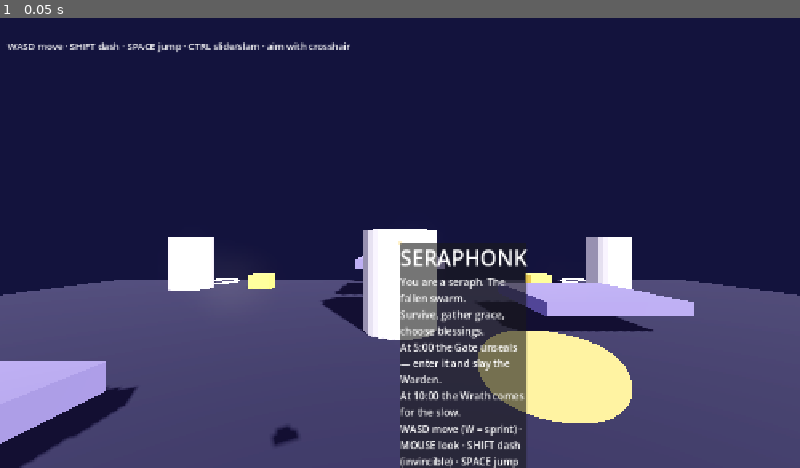
Above: before the commit, frame 1.
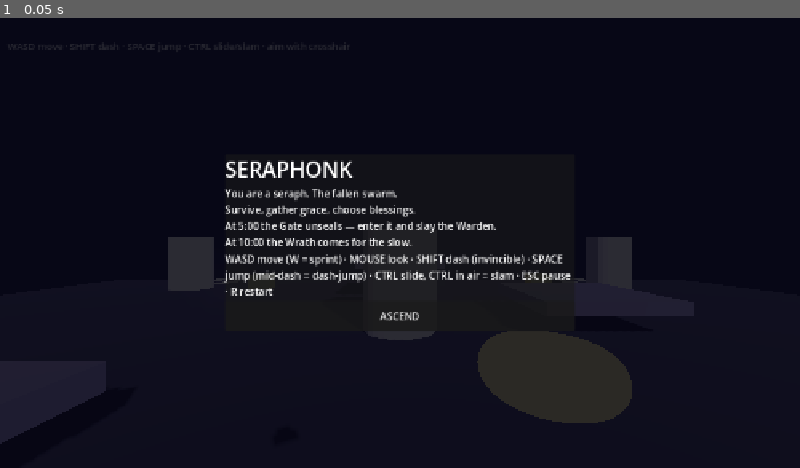
Above: after the commit, the same moment.

Repository: hl0659/seraphonk
Game: Godot game, scene res://scenes/main.tscn
The game is run twice, just before and just after one commit, with the same random seed, the same clock (stepped at 60 frames per second) and the same inputs.
Inputs:
- Up to frame 1 (0.05 s): no input

The runs differ from the first frame. In frame 1, 99% of the frame differs, in the area x 0-100%, y 0-100%.

Commit message:
fix(ui): overlays use CenterContainer so start/draft/pause/end fit screen

Diff:
--- a/godot/scripts/game.gd
+++ b/godot/scripts/game.gd
@@ -78,10 +78,20 @@
 		return
 	get_tree().paused = true
 	Input.mouse_mode = Input.MOUSE_MODE_VISIBLE
+	var dim := ColorRect.new()
+	dim.name = "StartDim"
+	dim.color = Color(0.02, 0.02, 0.06, 0.85)
+	dim.set_anchors_preset(Control.PRESET_FULL_RECT)
+	hud_layer.add_child(dim)
+	var center := CenterContainer.new()
+	center.name = "StartCenter"
+	center.set_anchors_preset(Control.PRESET_FULL_RECT)
+	hud_layer.add_child(center)
 	var panel := PanelContainer.new()
 	panel.name = "StartPanel"
-	panel.set_anchors_preset(Control.PRESET_CENTER)
+	center.add_child(panel)
 	var vb := VBoxContainer.new()
+	vb.custom_minimum_size = Vector2(560, 0)
 	panel.add_child(vb)
 	var t := Label.new()
 	t.add_theme_font_size_override("font_size", 34)
@@ -99,12 +109,13 @@
 	vb.add_child(c)
 	var b := Button.new()
 	b.text = "ASCEND"
-	b.pressed.connect(_start_game.bind(panel))
+	b.custom_minimum_size = Vector2(0, 48)
+	b.pressed.connect(_start_game)
 	vb.add_child(b)
-	hud_layer.add_child(panel)
-
-func _start_game(panel: PanelContainer) -> void:
-	panel.queue_free()
+
+func _start_game() -> void:
+	hud_layer.get_node("StartDim").queue_free()
+	hud_layer.get_node("StartCenter").queue_free()
 	get_tree().paused = false
 	if DisplayServer.get_name() != "headless":
 		Input.mouse_mode = Input.MOUSE_MODE_CAPTURED
@@ -219,12 +230,22 @@
 	hud_label.position = Vector2(12, 10)
 	hud_layer.add_child(hud_label)
 	draft_panel = PanelContainer.new()
-	draft_panel.visible = false
-	var vb := VBoxContainer.new()
-	vb.name = "Choices"
-	draft_panel.add_child(vb)
-	draft_panel.set_anchors_preset(Control.PRESET_CENTER)
-	hud_layer.add_child(draft_panel)
+	var draft_vb := VBoxContainer.new()
+	draft_vb.name = "Choices"
+	draft_vb.custom_minimum_size = Vector2(520, 0)
+	draft_panel.add_child(draft_vb)
+	var draft_dim := ColorRect.new()
+	draft_dim.name = "DraftDim"
+	draft_dim.color = Color(0, 0, 0, 0.65)
+	draft_dim.set_anchors_preset(Control.PRESET_FULL_RECT)
+	draft_dim.visible = false
+	hud_layer.add_child(draft_dim)
+	var draft_center := CenterContainer.new()
+	draft_center.name = "DraftCenter"
+	draft_center.set_anchors_preset(Control.PRESET_FULL_RECT)
+	draft_center.visible = false
+	draft_center.add_child(draft_panel)
+	hud_layer.add_child(draft_center)
 	title_label = Label.new()
 	title_label.add_theme_font_size_override("font_size", 15)
 	title_label.text = "WASD move · SHIFT dash · SPACE jump · CTRL slide/slam · aim with crosshair"
@@ -233,8 +254,8 @@
 	var objective := Label.new()
 	objective.name = "Objective"
 	objective.add_theme_font_size_override("font_size", 17)
-	objective.set_anchors_preset(Control.PRESET_CENTER_TOP)
-	objective.position = Vector2(-260, 10)
+	objective.set_anchors_preset(Control.PRESET_TOP_WIDE)
+	objective.horizontal_alignment = HORIZONTAL_ALIGNMENT_CENTER
 	hud_layer.add_child(objective)
 	var cross := ColorRect.new()
 	cross.name = "Crosshair"
@@ -246,7 +267,9 @@
 	pause_label = Label.new()
 	pause_label.add_theme_font_size_override("font_size", 42)
 	pause_label.text = "PAUSED — ESC resume · R restart"
-	pause_label.set_anchors_preset(Control.PRESET_CENTER)
+	pause_label.set_anchors_preset(Control.PRESET_FULL_RECT)
+	pause_label.horizontal_alignment = HORIZONTAL_ALIGNMENT_CENTER
+	pause_label.vertical_alignment = VERTICAL_ALIGNMENT_CENTER
 	pause_label.visible = false
 	hud_layer.add_child(pause_label)
 
@@ -558,13 +581,15 @@
 	var opts := _draft_options()
 	var title := Label.new()
 	title.text = "CHOIR %d — choose a blessing ( %d gold )" % [level, gold]
+	title.autowrap_mode = TextServer.AUTOWRAP_WORD_SMART
 	vb.add_child(title)
 	for o in opts:
 		var b := Button.new()
 		b.text = o["label"]
 		b.pressed.connect(_pick_draft.bind(o))
 		vb.add_child(b)
-	draft_panel.visible = true
+	(hud_layer.get_node("DraftDim") as CanvasItem).visible = true
+	(hud_layer.get_node("DraftCenter") as CanvasItem).visible = true
 
 func _draft_options() -> Array:
 	var pool: Array = [
@@ -594,6 +619,8 @@
 		if o["id"] == "swiftness":
 			player.set("walk_mult", float(player.get("walk_mult")) + 0.08)
 	draft_panel.visible = false
+	(hud_layer.get_node("DraftDim") as CanvasItem).visible = false
+	(hud_layer.get_node("DraftCenter") as CanvasItem).visible = false
 	draft_open = false
 	get_tree().paused = false
 	if DisplayServer.get_name() != "headless":
@@ -721,15 +748,21 @@
 			obj.text = "Survive · gather grace · Gate opens in %d:%02d" % [left / 60, left % 60]
 
 func _show_end(won: bool) -> void:
+	if DisplayServer.get_name() != "headless":
+		Input.mouse_mode = Input.MOUSE_MODE_VISIBLE
 	var l := Label.new()
 	l.add_theme_font_size_override("font_size", 42)
 	l.text = "ASCENDED — Gate sealed" if won else "FELL — the choir fades"
-	l.set_anchors_preset(Control.PRESET_CENTER)
+	l.set_anchors_preset(Control.PRESET_FULL_RECT)
+	l.horizontal_alignment = HORIZONTAL_ALIGNMENT_CENTER
+	l.vertical_alignment = VERTICAL_ALIGNMENT_CENTER
 	hud_layer.add_child(l)
 	var s := Label.new()
 	s.add_theme_font_size_override("font_size", 20)
 	var mins := int(t) / 60
 	var secs := int(t) % 60
 	s.text = "Lv %d · %d kills · %d gold · %02d:%02d — press R to try again" % [level, kills, gold, mins, secs]
-	s.position = Vector2(200, 400)
+	s.set_anchors_preset(Control.PRESET_BOTTOM_WIDE)
+	s.horizontal_alignment = HORIZONTAL_ALIGNMENT_CENTER
+	s.position.y -= 60
 	hud_layer.add_child(s)
